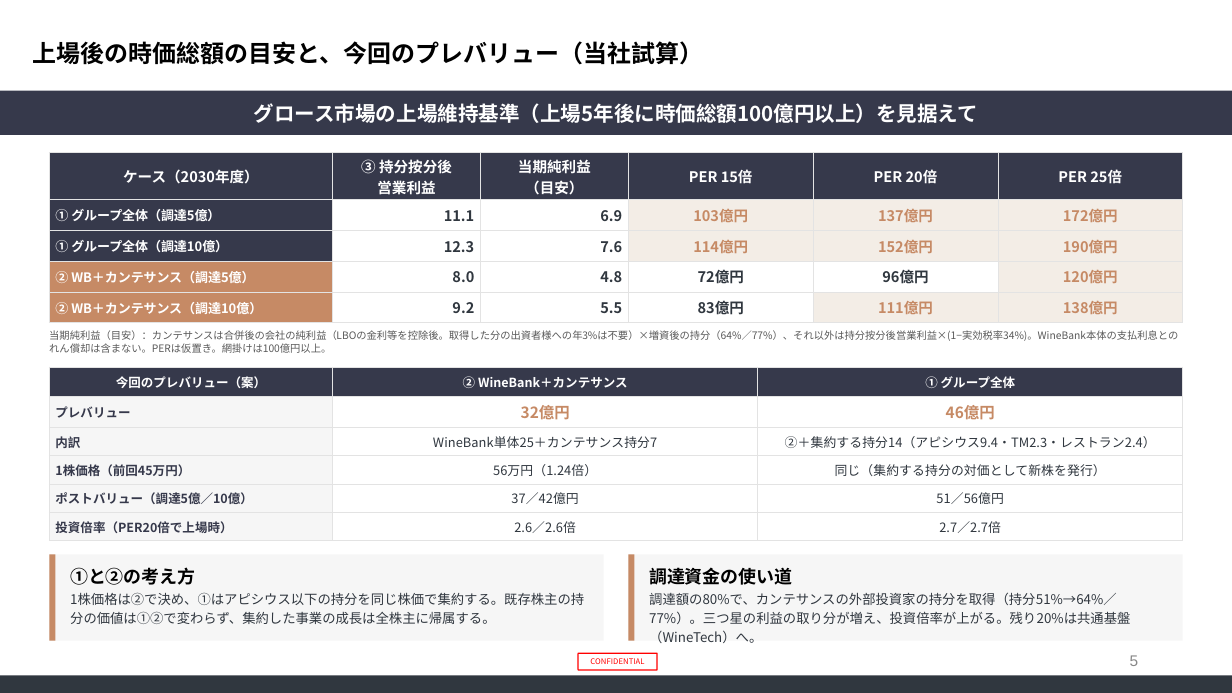
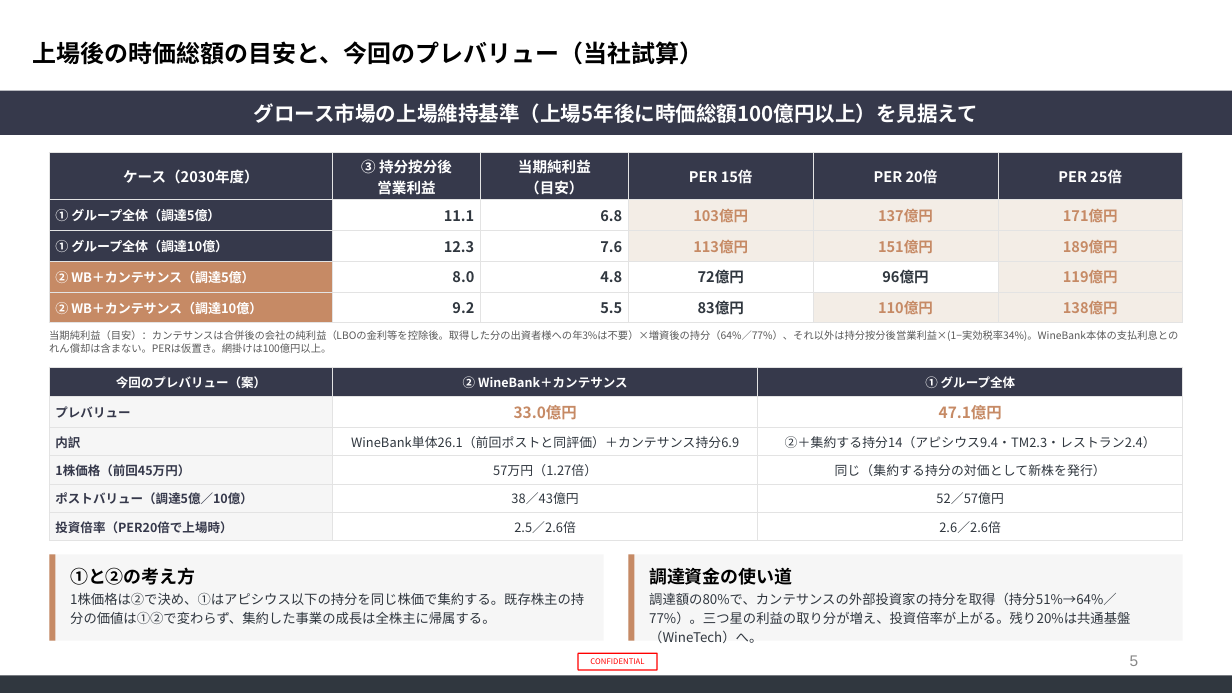
Before and after one commit to nakano-winebank/wine-auction, a slide deck: slide 5 of 投資家資料/20261114_5か年計画_資本政策/株式会社WineBank紹介20261114_p40-42-49-50-51差替.pptx. Drawn at 1232x693 pixels with LibreOffice and Linux fonts; fonts in the diff are those of the drawing; background and template pictures are left out. Boxes give left, top, right and bottom in pixels: in the first picture for what was removed or moved away, otherwise in the second. Text is boxed around its words. In the diff, an @@ line names an element or a change of style, - is before the commit and + after.

```diff
--- a/投資家資料/20261114_5か年計画_資本政策/株式会社WineBank紹介20261114_p40-42-49-50-51差替.pptx
+++ b/投資家資料/20261114_5か年計画_資本政策/株式会社WineBank紹介20261114_p40-42-49-50-51差替.pptx
@@ table at bbox=[49, 153, 1183, 323] @@
-row 2, column 3: 6.9
+row 2, column 3: 6.8
-row 2, column 6: 172億円
+row 2, column 6: 171億円
-row 3: ① グループ全体（調達10億） | 12.3 | 7.6 | 114億円 | 152億円 | 190億円
+row 3: ① グループ全体（調達10億） | 12.3 | 7.6 | 113億円 | 151億円 | 189億円
-row 4, column 6: 120億円
+row 4, column 6: 119億円
-row 5, column 5: 111億円
+row 5, column 5: 110億円
@@ table at bbox=[49, 367, 1183, 541] @@
-row 2, column 2: 32億円
+row 2, column 2: 33.0億円
-row 2, column 3: 46億円
+row 2, column 3: 47.1億円
-row 3, column 2: WineBank単体25＋カンテサンス持分7
+row 3, column 2: WineBank単体26.1（前回ポストと同評価）＋カンテサンス持分6.9
-row 4, column 2: 56万円（1.24倍）
+row 4, column 2: 57万円（1.27倍）
-row 5, column 2: 37／42億円
+row 5, column 2: 38／43億円
-row 5, column 3: 51／56億円
+row 5, column 3: 52／57億円
-row 6, column 2: 2.6／2.6倍
+row 6, column 2: 2.5／2.6倍
-row 6, column 3: 2.7／2.7倍
+row 6, column 3: 2.6／2.6倍
```
Also in this commit, not shown: 5 other files.
